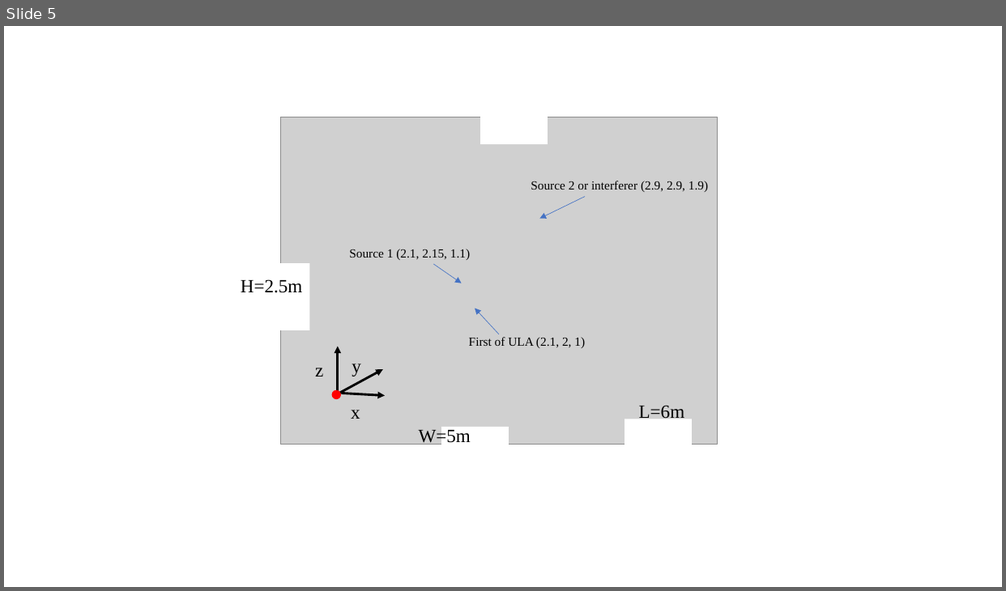
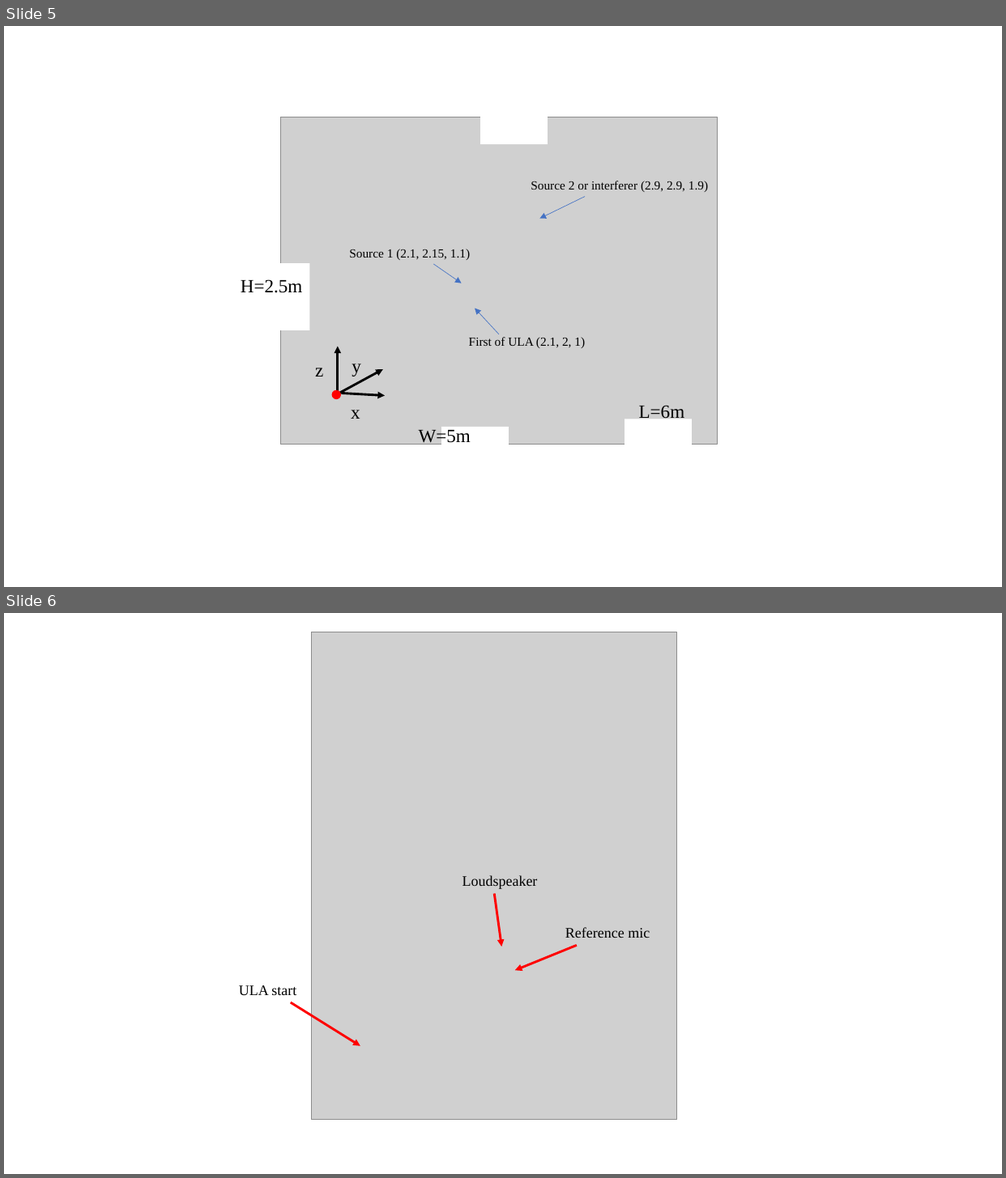
Before and after one commit to anchiyuan/CTF, a slide deck: 畢業論文/圖片整理.pptx. Shown one above the other, each under a label of ours: slide 5 before the commit, slides 5 and 6 after it. The pictures are 1006x591 and 1006x1178 pixels, drawn with LibreOffice and Linux fonts; fonts in the diff are those of the drawing; grey boxes stand for pictures. Boxes give left, top, right and bottom in pixels: in the first picture for what was removed or moved away, otherwise in the second. Text is boxed around its words. In the diff, an @@ line names an element or a change of style, - is before the commit and + after.

```diff
--- a/畢業論文/圖片整理.pptx
+++ b/畢業論文/圖片整理.pptx
@@ slide 6 added at (4,613,1002,1174), background #FFFFFF @@
@@ picture added at (312,632,678,1120) @@
@@ text added at (462,875,538,889), 14 pt, text #000000 @@
+Loudspeaker
@@ arrow added from (494, 894) to (502, 947), #FF0000 2.25 pt @@
@@ text added at (565,927,650,938), 14 pt, text #000000 @@
+Reference mic
@@ arrow added from (577, 945) to (515, 971), #FF0000 2.25 pt @@
@@ text added at (239,986,296,995), 14 pt, text #000000 @@
+ULA start
@@ arrow added from (291, 1003) to (360, 1046), #FF0000 2.25 pt @@
```
Also in this commit, not shown: 1 other file.
